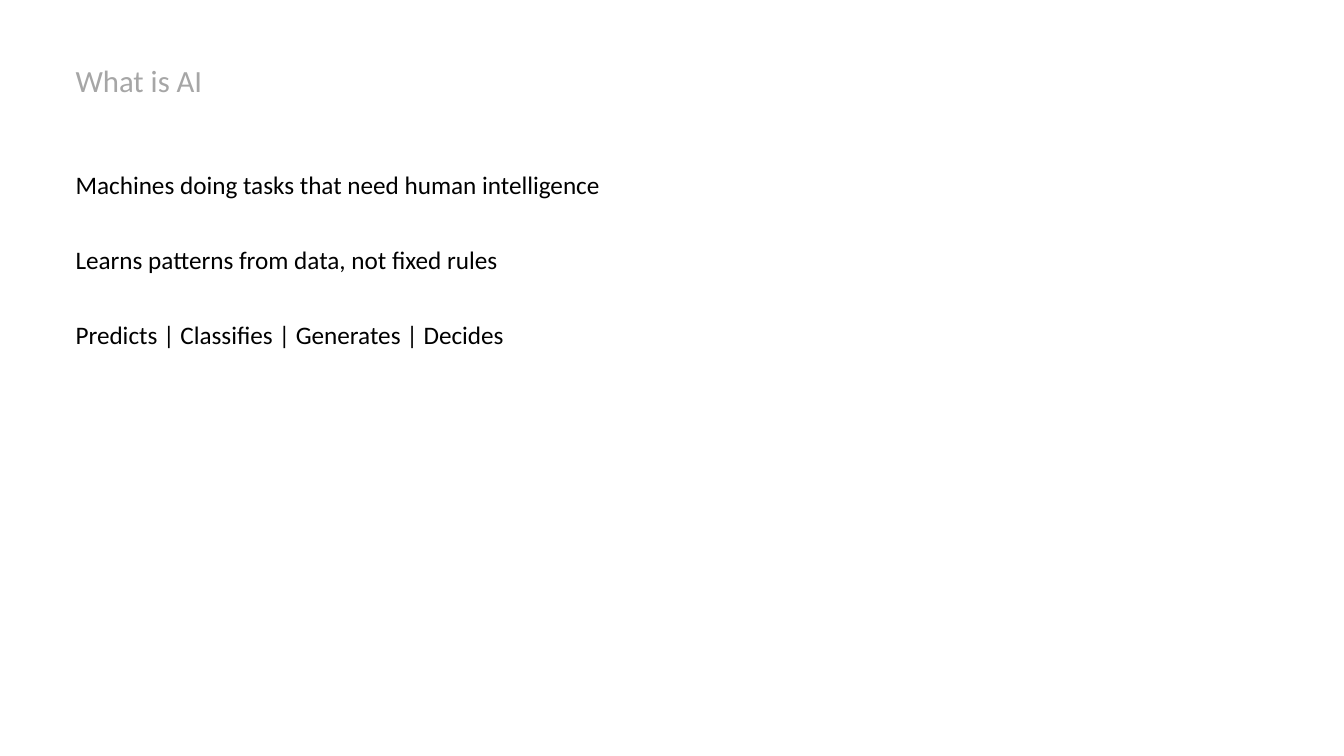
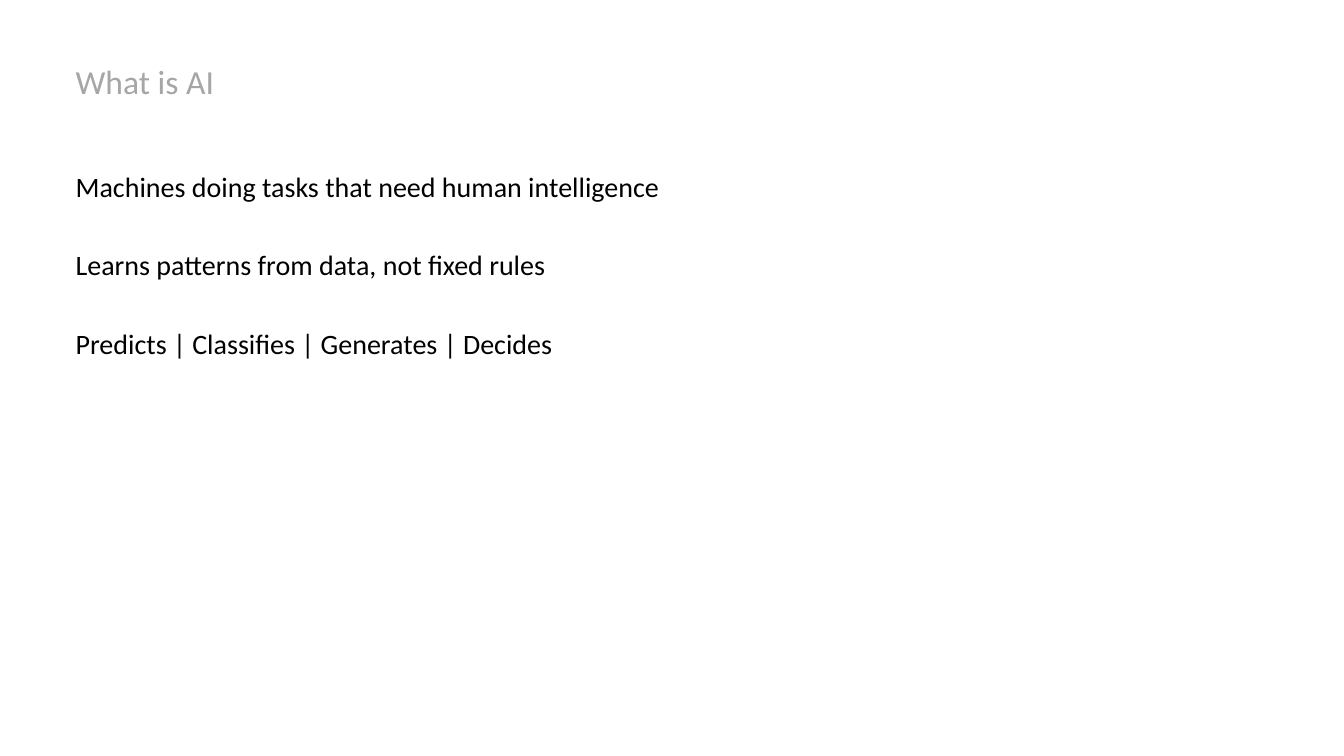
Before and after one commit to gb007waq/SLIDIFY, a slide deck: slide 3 of examples/sample.pptx. Drawn at 1344x756 pixels with LibreOffice and Linux fonts; fonts in the diff are those of the drawing. Boxes give left, top, right and bottom in pixels: in the first picture for what was removed or moved away, otherwise in the second. Text is boxed around its words. In the diff, an @@ line names an element or a change of style, - is before the commit and + after.

```diff
--- a/examples/sample.pptx
+++ b/examples/sample.pptx
@@ text "What is AI" at box(76, 71, 214, 94): size 22 to 24 pt @@
@@ text "Machines doing tasks that need ..." at box(76, 177, 659, 355): size 18 to 20 pt @@
```
Also in this commit, not shown: 9 other slides changed, 6 other files.
